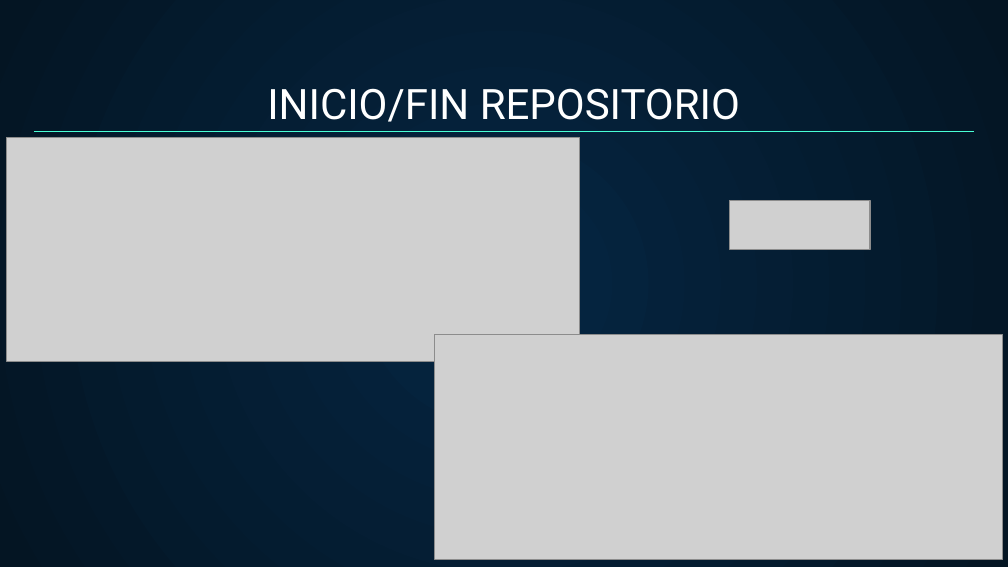
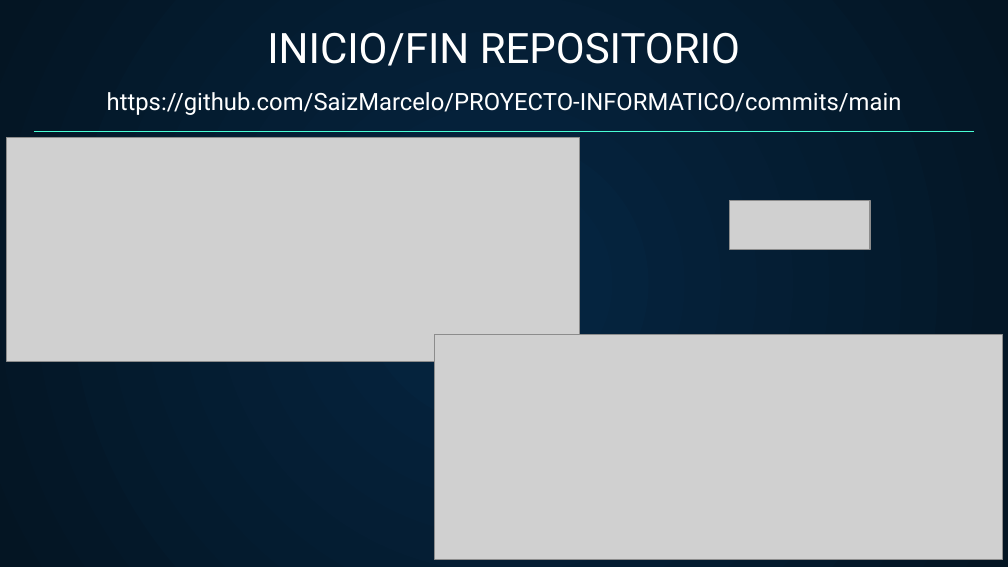
Before and after one commit to SaizMarcelo/PROYECTO-INFORMATICO, a slide deck: slide 10 of PPT_ProyectoFinal_G12.pptx (slide 6 before the commit). Drawn at 1008x567 pixels with LibreOffice and Linux fonts; fonts in the diff are those of the drawing; grey boxes stand for pictures. Boxes give left, top, right and bottom in pixels: in the first picture for what was removed or moved away, otherwise in the second. Text is boxed around its words. In the diff, an @@ line names an element or a change of style, - is before the commit and + after.

```diff
--- a/PPT_ProyectoFinal_G12.pptx
+++ b/PPT_ProyectoFinal_G12.pptx
@@ title "INICIO/FIN REPOSITORIO": place and size @@
-title "INICIO/FIN REPOSITORIO" at [267,88,740,122]
+title "INICIO/FIN REPOSITORIO" at [267,32,740,66]
@@ text added at [107,92,902,115], 17 pt, text #FFFFFF @@
+https://github.com/SaizMarcelo/PROYECTO-INFORMATICO/commits/main
```
Also in this commit, not shown: 4 other slides changed, 13 slides added, 2 slides removed.
